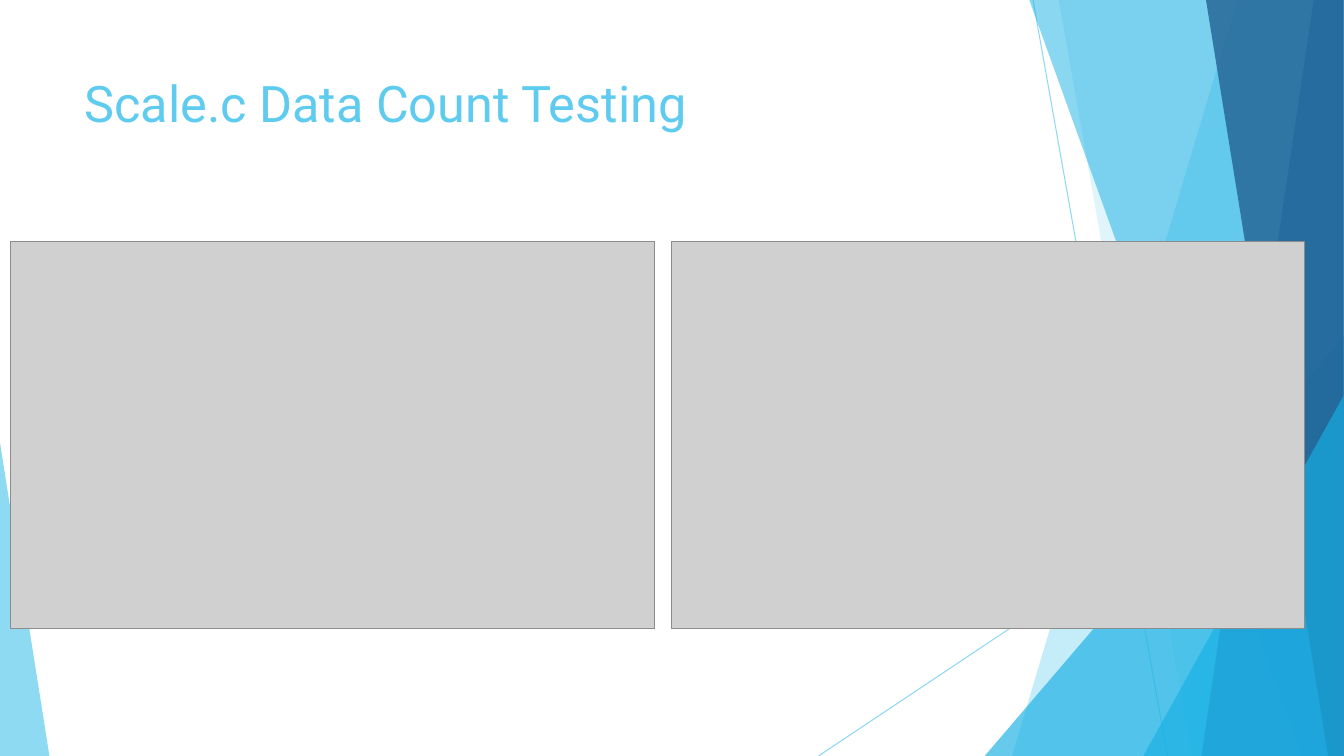
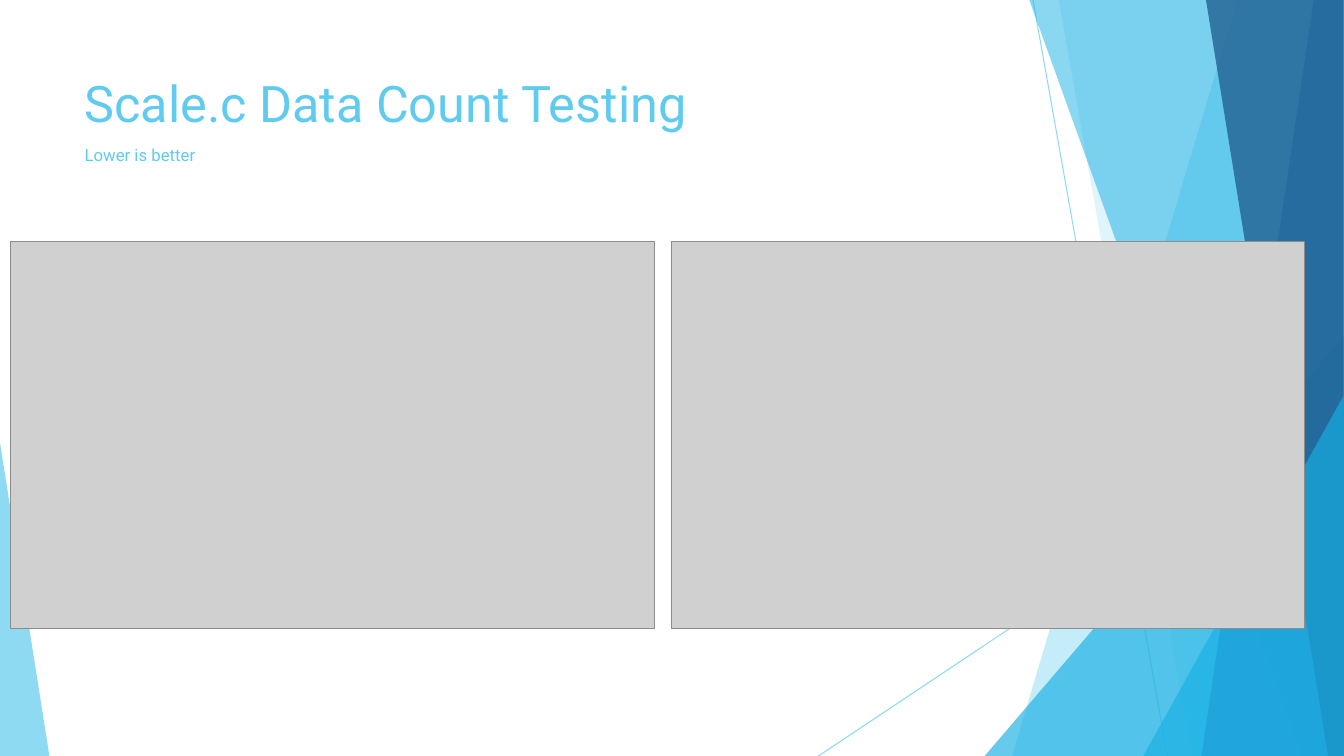
Before and after one commit to Cnh1116/Computer-Architecture-Project, a slide deck: slide 7 of Project Presentation.pptx (slide 6 before the commit). Drawn at 1344x756 pixels with LibreOffice and Linux fonts; fonts in the diff are those of the drawing; grey boxes stand for pictures. Boxes give left, top, right and bottom in pixels: in the first picture for what was removed or moved away, otherwise in the second. Text is boxed around its words. In the diff, an @@ line names an element or a change of style, - is before the commit and + after.

```diff
--- a/Project Presentation.pptx
+++ b/Project Presentation.pptx
@@ text added at <box>85,148,195,161</box>, 12 pt, text #5FCBEF @@
+Lower is better
```
Also in this commit, not shown: 2 other slides changed, 2 slides added.
